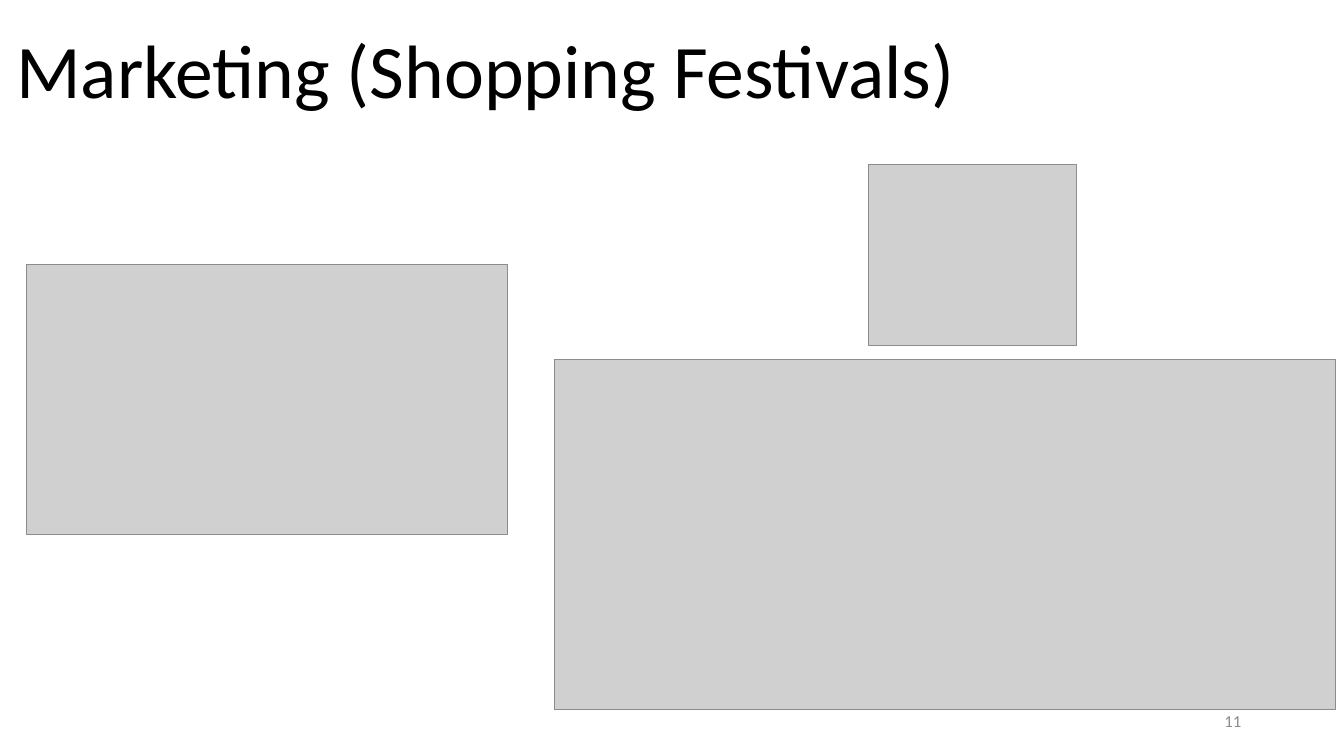
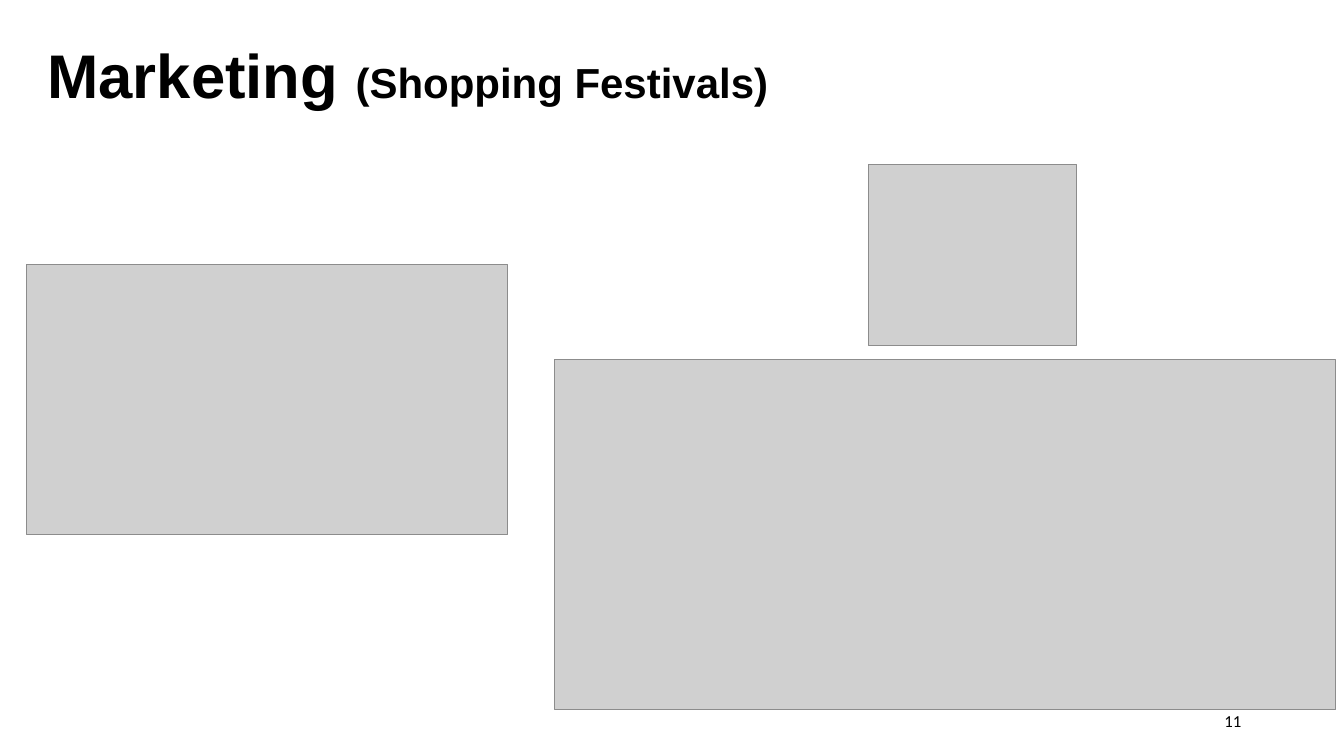
Before and after one commit to lrrong2020/Technical-Writing, a slide deck: slide 11 of Technical Writing.pptx. Drawn at 1344x756 pixels with LibreOffice and Linux fonts; fonts in the diff are those of the drawing; grey boxes stand for pictures. Boxes give left, top, right and bottom in pixels: in the first picture for what was removed or moved away, otherwise in the second. Text is boxed around its words. In the diff, an @@ line names an element or a change of style, - is before the commit and + after.

```diff
--- a/Technical Writing.pptx
+++ b/Technical Writing.pptx
@@ text "Marketing (Shopping Festivals)": place and size @@
-text "Marketing (Shopping Festivals)" at <box>16,43,954,111</box>
+text "Marketing (Shopping Festivals)" at <box>47,53,769,110</box>
@@ text "Marketing (Shopping Festivals)" at <box>47,53,769,110</box>: size 54 to 44 pt in "Marketing"; size 54 to 30 pt in "(Shopping Festivals)"; font Calibri to Arial, bold on @@
@@ page number at <box>1224,716,1241,727</box>: text colour #8C8C8C to #000000 @@
```
Also in this commit, not shown: 10 other slides changed.
